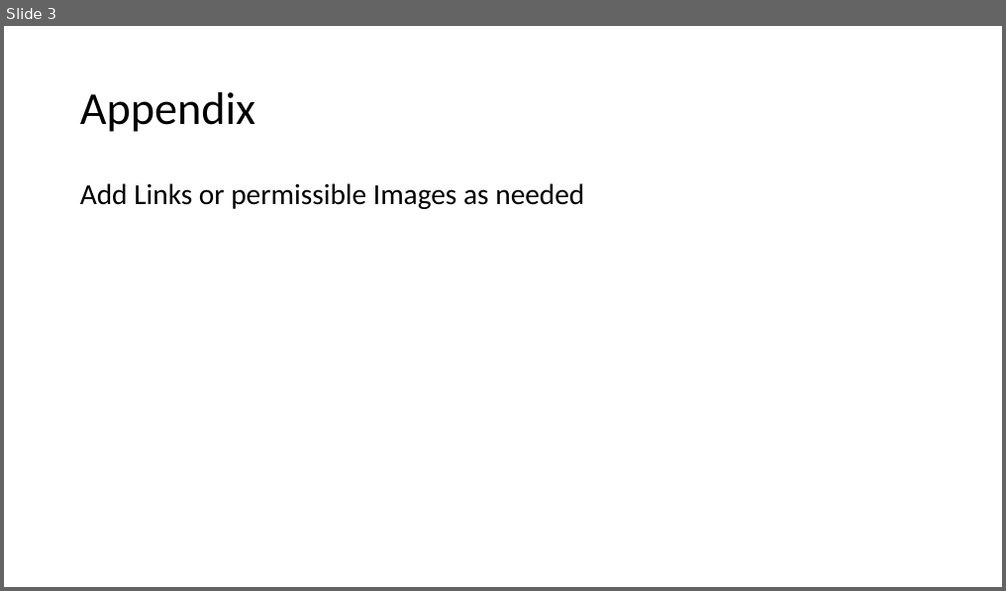
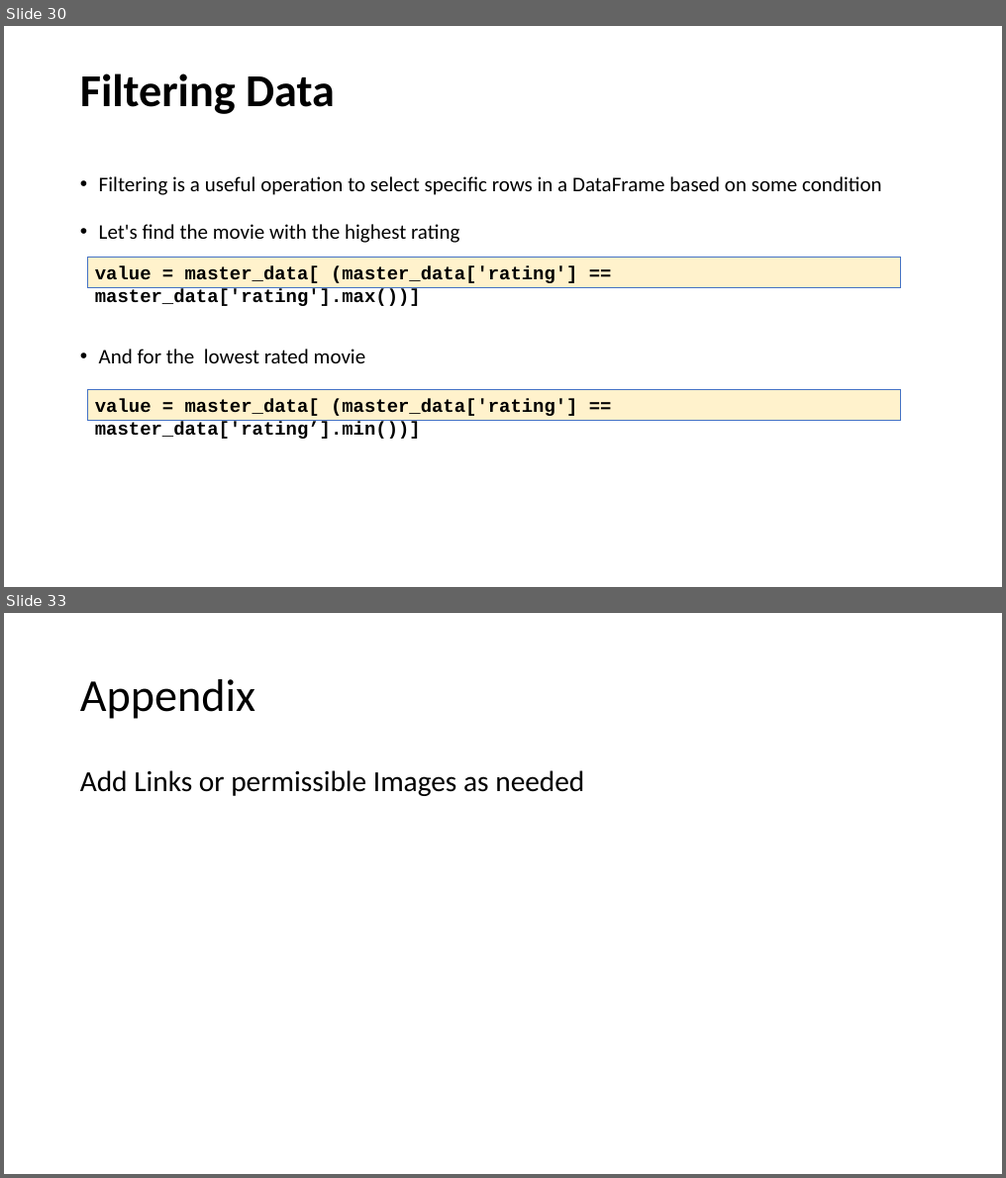
Before and after one commit to spoorthiempowher/Empowher-Curriculum, a slide deck: Python/EmpowHer - Python Curriculum.pptx. Shown one above the other, each under a label of ours: slide 3 before the commit, slides 30 and 33 after it; the slides between them are not shown. The pictures are 1006x591 and 1006x1178 pixels, drawn with LibreOffice and Linux fonts; fonts in the diff are those of the drawing. Boxes give left, top, right and bottom in pixels: in the first picture for what was removed or moved away, otherwise in the second. Text is boxed around its words. In the diff, an @@ line names an element or a change of style, - is before the commit and + after.

```diff
--- a/Python/EmpowHer - Python Curriculum.pptx
+++ b/Python/EmpowHer - Python Curriculum.pptx
@@ slide 30 added at (4,26,1002,587), background #FFFFFF @@
@@ title added at (80,74,335,114), 44 pt, text #000000, bold @@
+Filtering Data
@@ text added at (99,176,882,364), 20 pt, text #000000 @@
+• Filtering is a useful operation to select specific rows in a DataFrame based on some condition
+• Let's find the movie with the highest rating
+• And for the lowest rated movie
@@ rectangle added at (88,258,902,287), fill #FFF2CC, outline #4472C4 0.75 pt, 18 pt, text #000000, bold @@
+value = master_data[ (master_data['rating'] == master_data['rating'].max())]
@@ rectangle added at (88,390,902,420), fill #FFF2CC, outline #4472C4 0.75 pt, 18 pt, text #000000, bold @@
+value = master_data[ (master_data['rating'] == master_data['rating’].min())]
@@ what was slide 3 is now slide 33 @@
```
Also in this commit, not shown: 1 slide changed, 29 other slides added.
